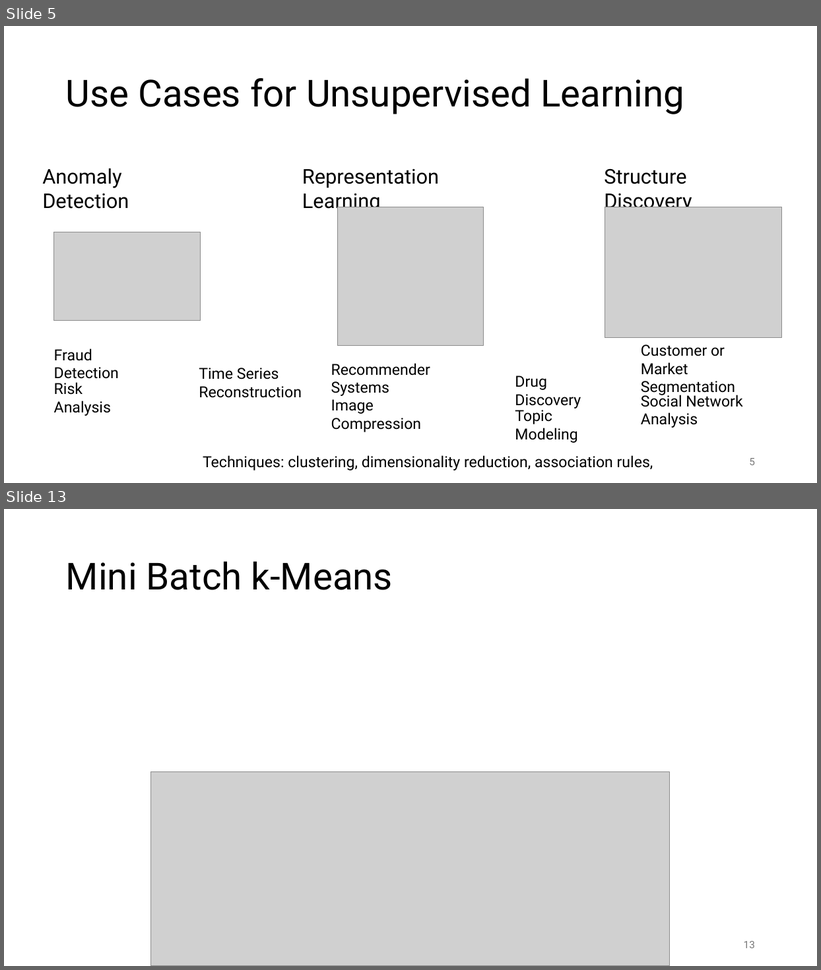
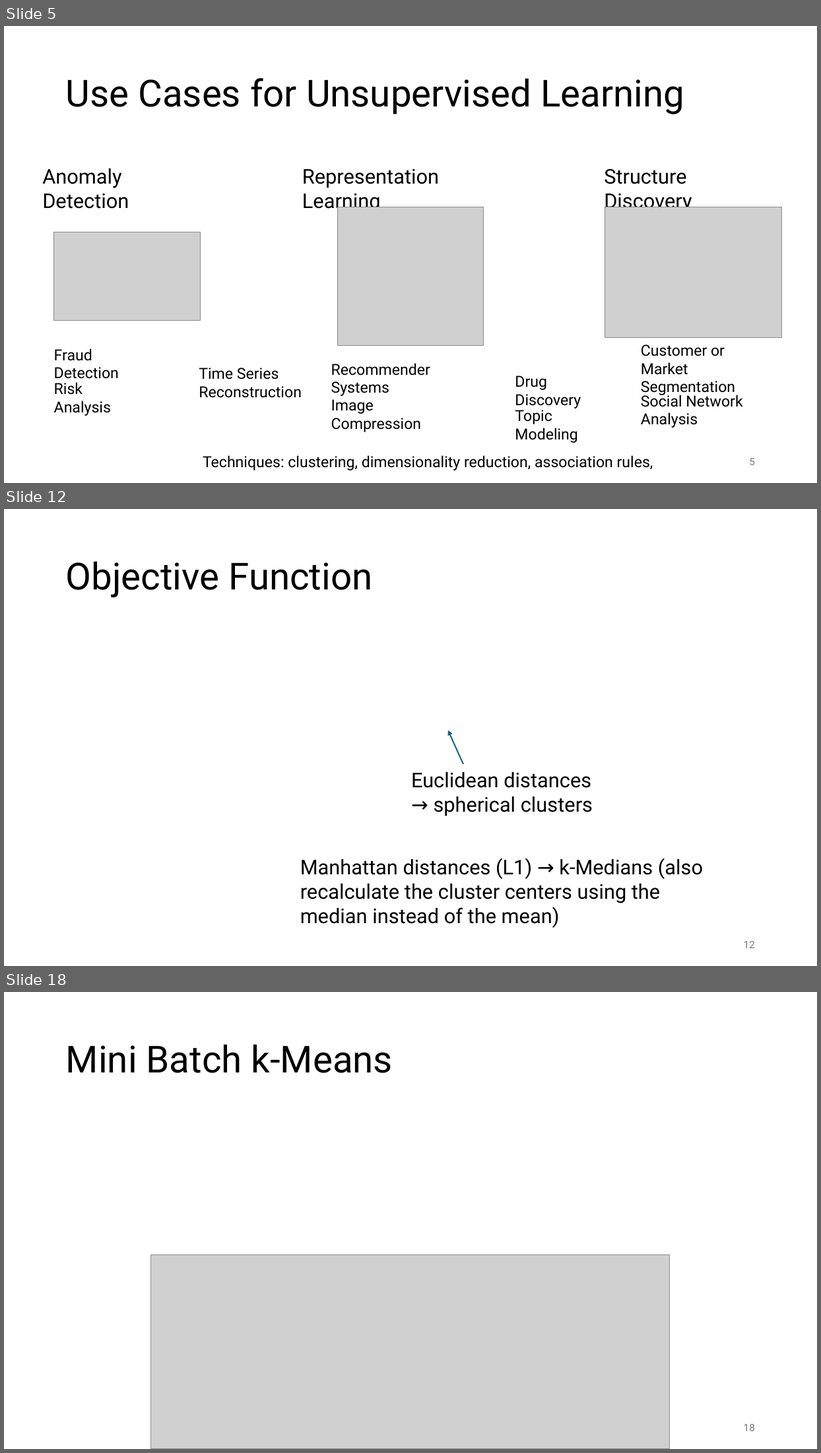
Before and after one commit to FelixWick/data_science, a slide deck: slides/2_clustering.pptx. Shown one above the other, each under a label of ours: slides 5 and 13 before the commit, slides 5, 12 and 18 after it; the slides between them are not shown. The pictures are 821x970 and 821x1453 pixels, drawn with LibreOffice and Linux fonts; fonts in the diff are those of the drawing; grey boxes stand for pictures. Boxes give left, top, right and bottom in pixels: in the first picture for what was removed or moved away, otherwise in the second. Text is boxed around its words. In the diff, an @@ line names an element or a change of style, - is before the commit and + after.

```diff
--- a/slides/2_clustering.pptx
+++ b/slides/2_clustering.pptx
@@ slide 12 added at (4, 509, 817, 966), background #FFFFFF @@
@@ title added at (66, 561, 372, 597), 44 pt, text #000000 @@
+Objective Function
@@ arrow added from (463, 764) to (448, 730), #156082 1.5 pt @@
@@ text added at (411, 772, 593, 817), 24 pt, text #000000 @@
+Euclidean distances
+→ spherical clusters
@@ text added at (300, 858, 703, 928), 24 pt, text #000000 @@
+Manhattan distances (L1) → k-Medians (also recalculate the cluster centers using the median instead of the mean)
@@ page number added at (744, 941, 755, 949), 12 pt, text #797979 @@
+12
@@ what was slide 13 is now slide 18 @@
@@ page number at (744, 1424, 755, 1432): text changed @@
-13
+18
```
Also in this commit, not shown: 7 slides changed, 4 other slides added, 2 other files.
